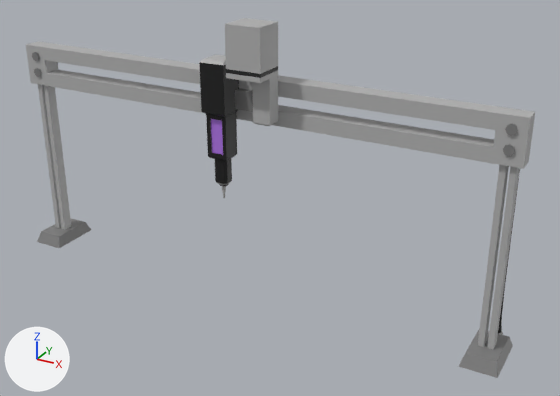
An edit to the FBX model Assets/Art/3D Models/roboticPippetteArm.fbx, drawn before and after from the same camera.
Before and after are seen from a camera (50 mm lens) standing at (0.642, -1.04, 0.711) and looking at (0.066, 0.007, 0.187). Arrows for +X, +Y and +Z are at lower left; the lights stay in place. Where no turn or scale is listed for an object, it has been applied to the vertices.

In view in the first picture: 'Pipette Arm', 'Pipette Robot Arm Holder', 'Pippette Robot Arm Rack'.
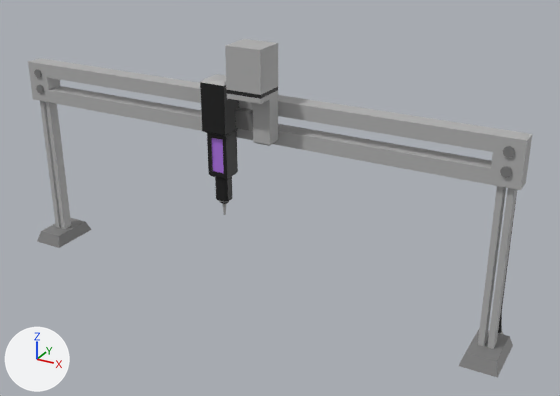
The change, as a list of edits to the scene's bpy script:
```text
Change me_cube_014:
    where me_cube_014.from_pydata(...)  # 80 vertices, 71 faces; spans x -0.039..0.005, y -0.061..-0.018, z 0.188..0.425
    used by ob_pipette_arm; location = (0.0, 0.0, 0.0)
    me_cube_014 part 1: the whole mesh is moved by (0.0, 0.0, -0.032)
Change me_cube_015:
    where me_cube_015.from_pydata(...)  # 58 vertices, 54 faces; spans x -0.031..0.077, y -0.072..0.001, z 0.329..0.486
    used by ob_pipette_robot_arm_holder; location = (0.0, 0.0, 0.0)
    me_cube_015 part 8: the whole mesh is moved by (0.0, 0.0, -0.032)
Change me_cube_003:
    where me_cube_003.from_pydata(...)  # 460 vertices, 398 faces; spans x -0.464..0.466, y -0.048..0.07, z 0.0..0.395
    used by ob_pippette_robot_arm_rack; location = (0.0, 0.0, 0.0)
    me_cube_003 part 2: the loose piece of 48 vertices spanning x -0.457..0.457, y -0.016..0.016, z 0.322..0.395 is moved by (0.0, 0.0, -0.032)
    me_cube_003 part 3: the loose piece of 8 vertices spanning x 0.438..0.447, y -0.009..0.01, z 0.013..0.33 is scaled about its middle by (1, 1, 0.897), then moved by (0.0, 0.0, -0.015)
    me_cube_003 part 4: the loose piece of 16 vertices spanning x -0.442..-0.425, y -0.018..-0.002, z 0.367..0.384 is moved by (0.0, 0.0, -0.032)
    me_cube_003 part 5: the loose piece of 16 vertices spanning x -0.442..-0.425, y -0.018..-0.002, z 0.337..0.354 is moved by (0.0, 0.0, -0.032)
    me_cube_003 part 6: the loose piece of 16 vertices spanning x 0.427..0.443, y -0.018..-0.002, z 0.367..0.384 is moved by (0.0, 0.0, -0.032)
    me_cube_003 part 7: the loose piece of 16 vertices spanning x 0.427..0.443, y -0.018..-0.002, z 0.337..0.354 is moved by (0.0, 0.0, -0.032)
```

Location of each change, [x1, y1, x2, y2] in pixels of the pictures (560 x 396 px; the box of a moved part takes in the faces that stretch with it):
'Pippette Robot Arm Rack', reshaped: before [26, 41, 535, 378]; after [28, 58, 532, 377]
'Pipette Robot Arm Holder', mesh moved: before [225, 18, 278, 126]; after [225, 39, 278, 146]
'Pipette Arm', mesh moved: before [199, 54, 239, 198]; after [200, 74, 239, 215]
part 2 of me_cube_003, moved or reshaped: before [26, 43, 535, 169]; after [28, 58, 532, 190]
part 3 of me_cube_003, moved or reshaped: before [487, 167, 520, 349]; after [487, 188, 517, 349]
part 4 of me_cube_003, moved or reshaped: before [32, 52, 40, 61]; after [34, 69, 42, 78]
part 5 of me_cube_003, moved or reshaped: before [34, 68, 42, 77]; after [36, 85, 44, 93]
part 6 of me_cube_003, moved or reshaped: before [505, 123, 518, 136]; after [503, 146, 515, 158]
part 7 of me_cube_003, moved or reshaped: before [503, 144, 515, 156]; after [500, 166, 513, 178]
